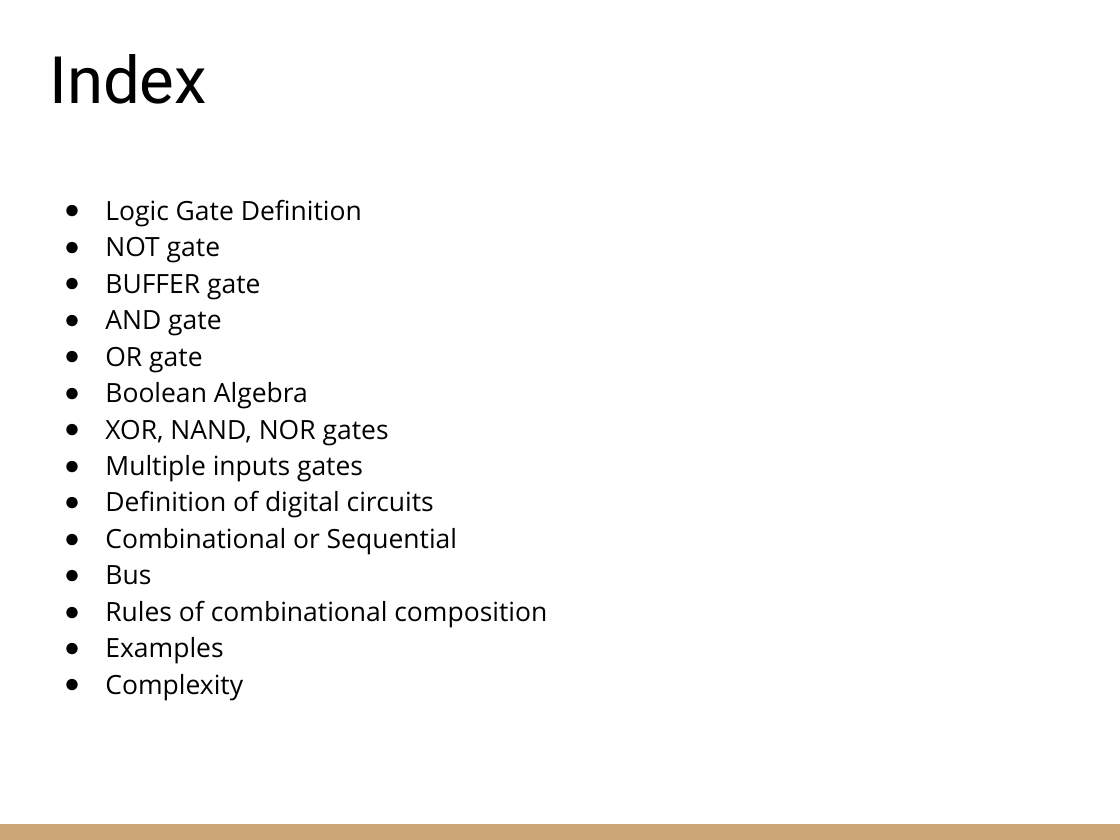
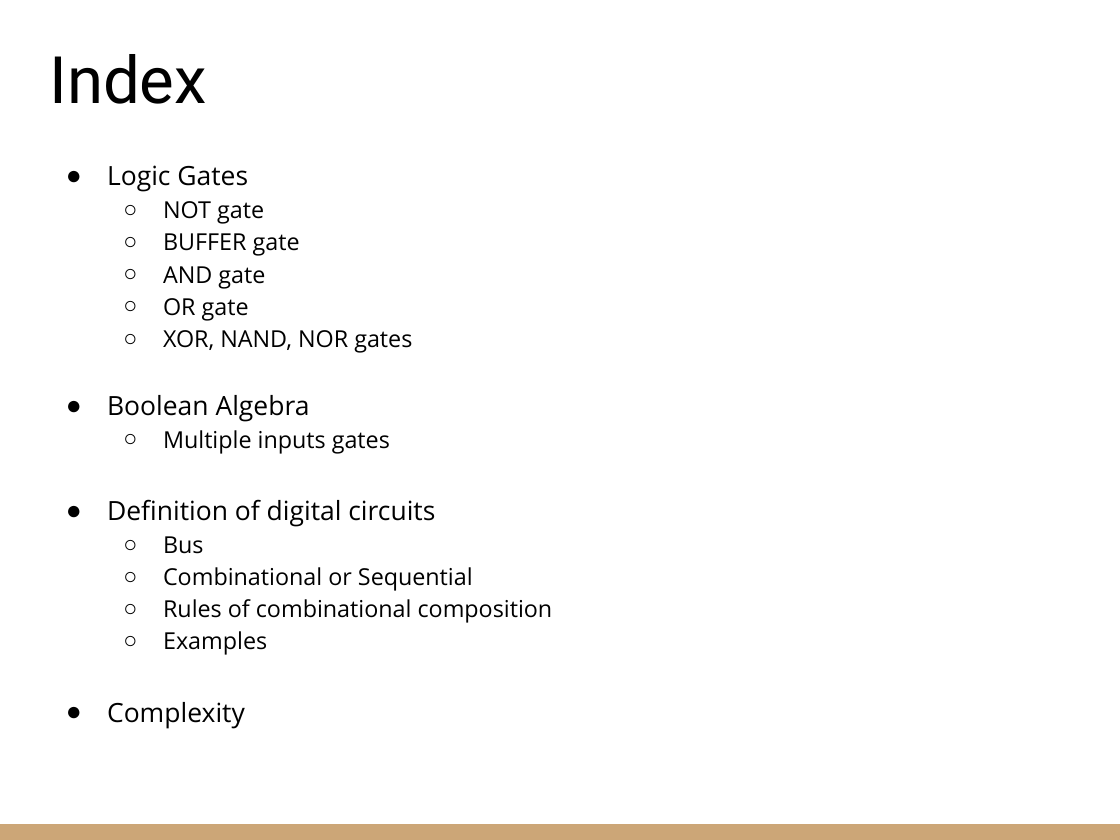
Before and after one commit to riccardoberta/esd, a slide deck: slide 2 of 03 - Logic Gates and Circuits/slides.pptx. Drawn at 1120x840 pixels with LibreOffice and Linux fonts; fonts in the diff are those of the drawing. Boxes give left, top, right and bottom in pixels: in the first picture for what was removed or moved away, otherwise in the second. Text is boxed around its words. In the diff, an @@ line names an element or a change of style, - is before the commit and + after.

Commit message:
Logic gates and circuits

```diff
--- a/03 - Logic Gates and Circuits/slides.pptx
+++ b/03 - Logic Gates and Circuits/slides.pptx
@@ text "Logic Gates" moved from (x1=105, y1=199, x2=547, y2=701) to (x1=107, y1=165, x2=553, y2=729) @@
@@ text at (x1=107, y1=165, x2=248, y2=192): text changed @@
-● Logic Gate Definition
+● Logic Gates
@@ text at (x1=163, y1=201, x2=553, y2=655): size 17 to 15 pt in "NOT gate", "BUFFER gate", "AND gate", "OR gate" and 4 more places; bullet ● to ○; list level 1 to 2 in "NOT gate"; list level 1 to 2 in "BUFFER gate"; list level 1 to 2 in "AND gate"; list level 1 to 2 in "OR gate"; list level 1 to 2 in "Multiple inputs gates"; list level 1 to 2 in "Combinational or Sequential"; list level 1 to 2 in "Rules of combinational composition"; list level 1 to 2 in "Examples" @@
@@ text at (x1=163, y1=330, x2=412, y2=353): paragraph added @@
+  ○ XOR, NAND, NOR gates
@@ text at (x1=105, y1=419, x2=389, y2=446): paragraph removed @@
-● XOR, NAND, NOR gates
@@ text at (x1=163, y1=536, x2=203, y2=554): paragraph added @@
+  ○ Bus
@@ text at (x1=105, y1=565, x2=151, y2=585): paragraph removed @@
-● Bus
```
Also in this commit, not shown: 10 other slides changed, 3 slides removed, 5 other files.
